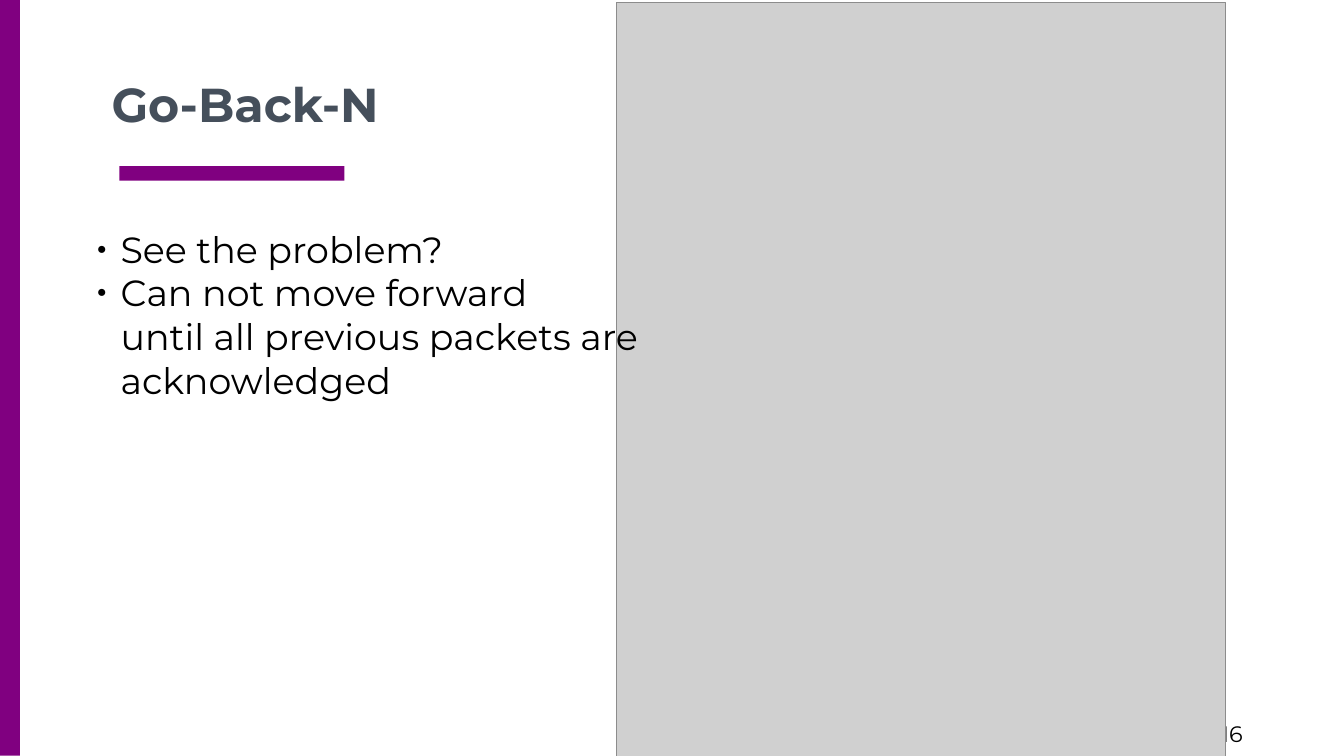
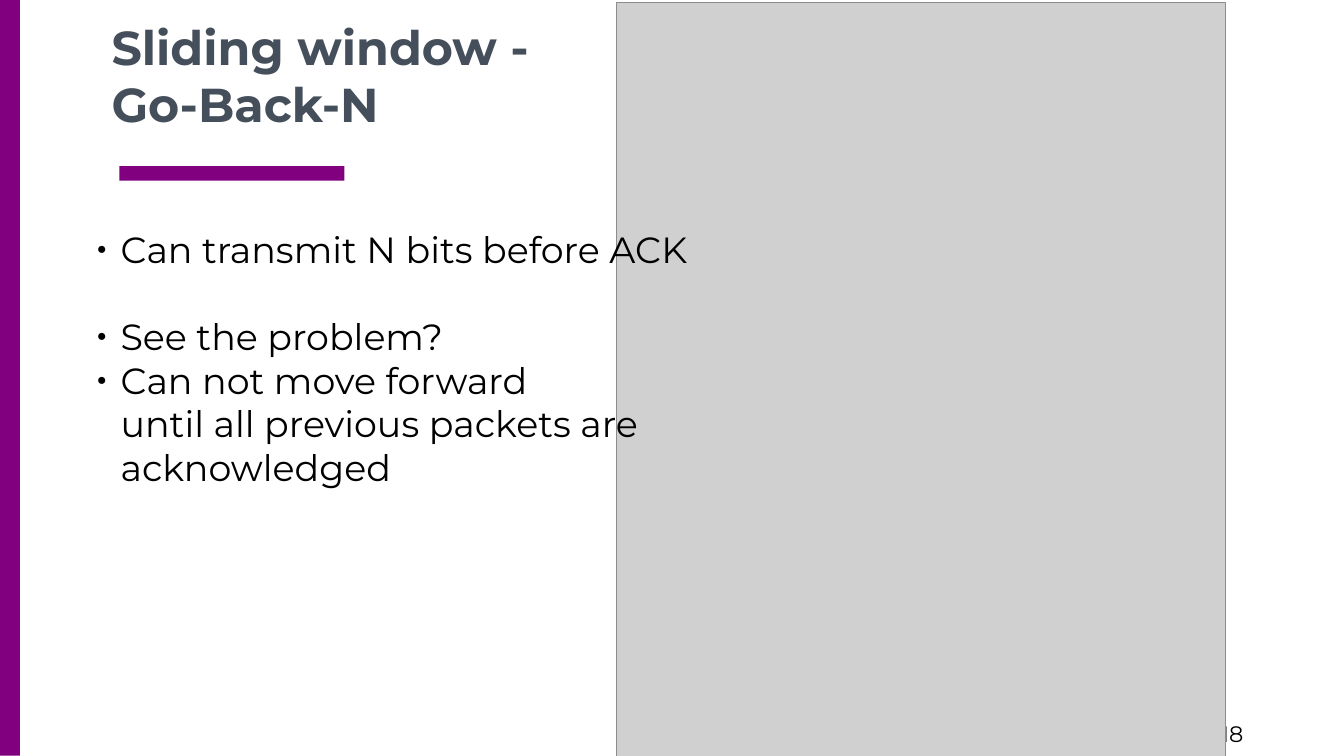
Before and after one commit to csc4200/csc4200.github.io, a slide deck: slide 18 of docs/lectures_source/class_slides-4.odp (slide 16 before the commit). Drawn at 1344x756 pixels with LibreOffice and Linux fonts; fonts in the diff are those of the drawing; grey boxes stand for pictures. Boxes give left, top, right and bottom in pixels: in the first picture for what was removed or moved away, otherwise in the second. Text is boxed around its words. In the diff, an @@ line names an element or a change of style, - is before the commit and + after.

```diff
--- a/docs/lectures_source/class_slides-4.odp
+++ b/docs/lectures_source/class_slides-4.odp
@@ text at (x1=112, y1=27, x2=497, y2=75): paragraph added @@
+Sliding window -
@@ text at (x1=121, y1=228, x2=687, y2=272): paragraph added @@
+● Can transmit N bits before ACK
@@ page number at (x1=1221, y1=721, x2=1243, y2=748): text changed @@
-16
+18
```
Also in this commit, not shown: 2 other slides changed, 4 slides added, 2 slides removed, 11 other files.
